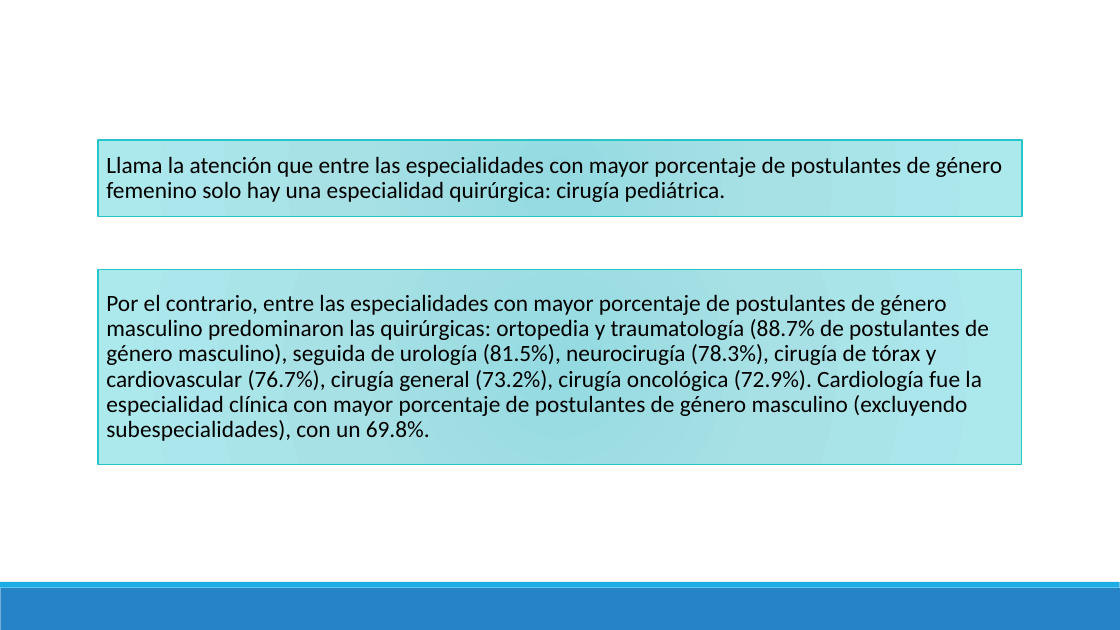
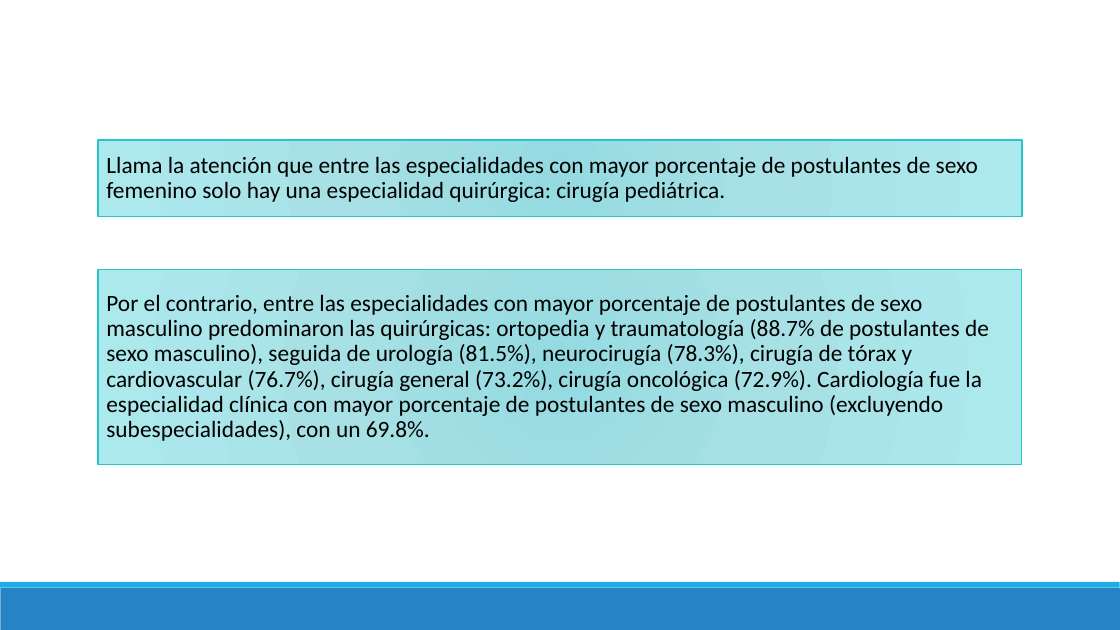
Before and after one commit to danimedi/tesis_genero_especialidades, a slide deck: slide 20 of doc/diapositivas_sustentacion_tesis.pptx. Drawn at 1120x630 pixels with LibreOffice and Linux fonts; fonts in the diff are those of the drawing. Boxes give left, top, right and bottom in pixels: in the first picture for what was removed or moved away, otherwise in the second. Text is boxed around its words. In the diff, an @@ line names an element or a change of style, - is before the commit and + after.

```diff
--- a/doc/diapositivas_sustentacion_tesis.pptx
+++ b/doc/diapositivas_sustentacion_tesis.pptx
@@ text at (x1=106, y1=156, x2=978, y2=202): text changed @@
-  Llama la atención que entre las especialidades con mayor porcentaje de postulantes de género femenino solo hay una especialidad quirúrgica: cirugía pediátrica.
+  Llama la atención que entre las especialidades con mayor porcentaje de postulantes de sexo femenino solo hay una especialidad quirúrgica: cirugía pediátrica.
@@ text in rectangle at (x1=106, y1=294, x2=989, y2=441): text changed @@
-  Por el contrario, entre las especialidades con mayor porcentaje de postulantes de género masculino predominaron las quirúrgicas: ortopedia y traumatología (88.7% de postulantes de género masculino), seguida de urología (81.5%), neurocirugía (78.3%), cirugía de tórax y cardiovascular (76.7%), cirugía general (73.2%), cirugía oncológica (72.9%). Cardiología fue la especialidad clínica con mayor porcentaje de postulantes de género masculino (excluyendo subespecialidades), con un 69.8%.
+  Por el contrario, entre las especialidades con mayor porcentaje de postulantes de sexo masculino predominaron las quirúrgicas: ortopedia y traumatología (88.7% de postulantes de sexo masculino), seguida de urología (81.5%), neurocirugía (78.3%), cirugía de tórax y cardiovascular (76.7%), cirugía general (73.2%), cirugía oncológica (72.9%). Cardiología fue la especialidad clínica con mayor porcentaje de postulantes de sexo masculino (excluyendo subespecialidades), con un 69.8%.
```
Also in this commit, not shown: 48 other slides changed, 2 other files.
